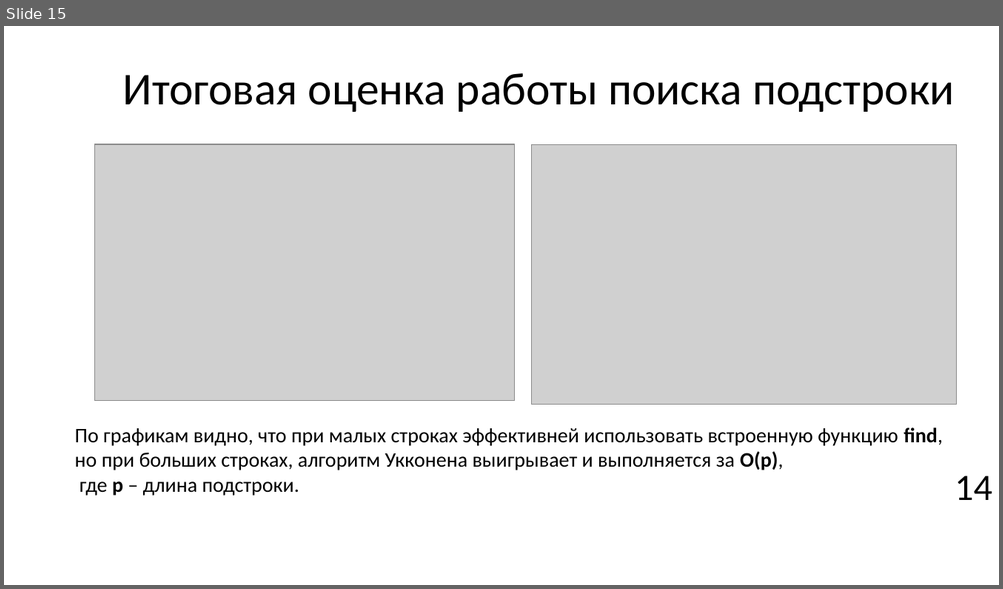
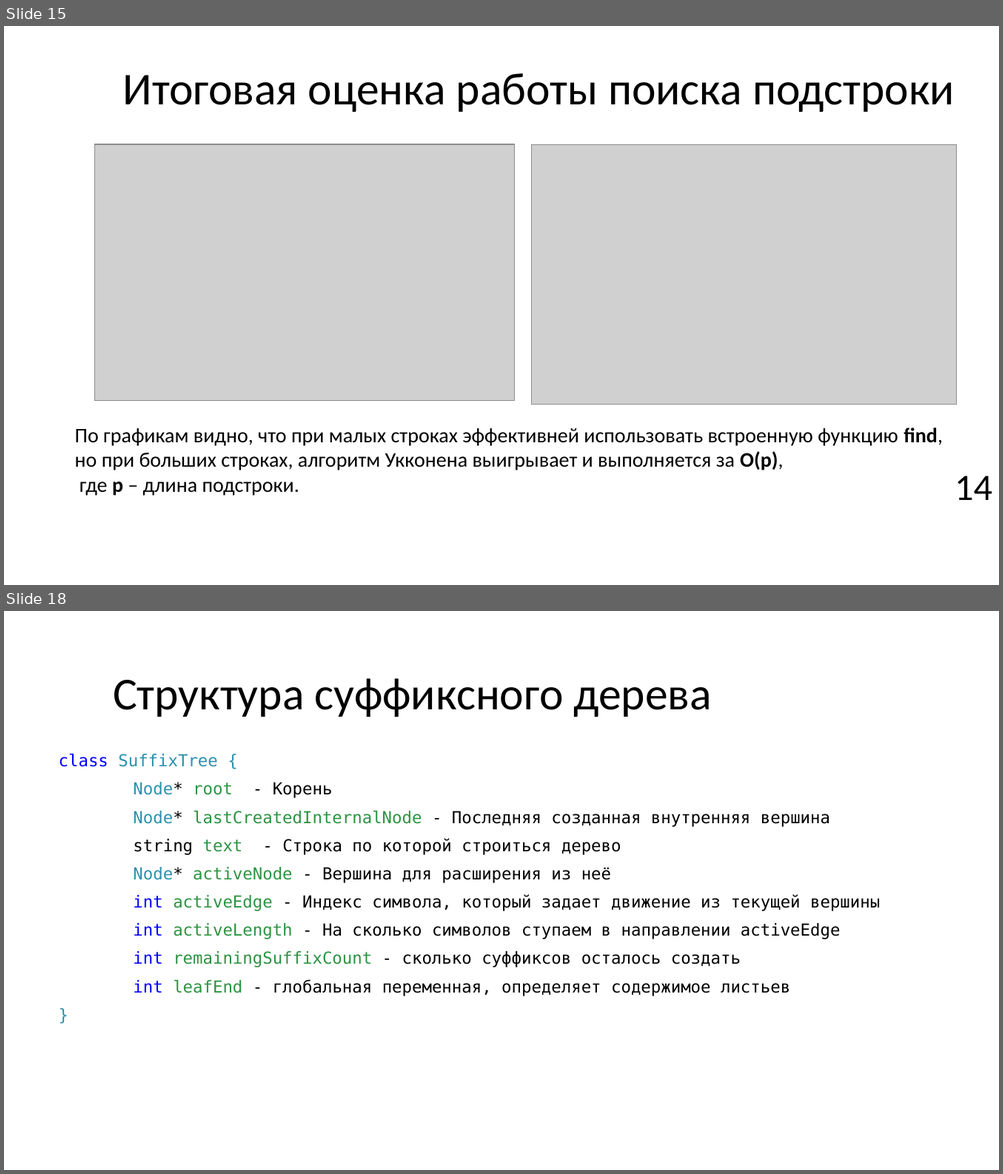
Before and after one commit to Pompon-Den/Suff-Tree-Algorithm-Ykkonen, a slide deck: Algorithm Ykkonena.pptx. Shown one above the other, each under a label of ours: slide 15 before the commit, slides 15 and 18 after it; the slides between them are not shown. The pictures are 1003x589 and 1003x1174 pixels, drawn with LibreOffice and Linux fonts; fonts in the diff are those of the drawing; grey boxes stand for pictures; background and template pictures are left out. Boxes give left, top, right and bottom in pixels: in the first picture for what was removed or moved away, otherwise in the second. Text is boxed around its words. In the diff, an @@ line names an element or a change of style, - is before the commit and + after.

```diff
--- a/Algorithm Ykkonena.pptx
+++ b/Algorithm Ykkonena.pptx
@@ slide 18 added at box(4, 611, 999, 1170), background picture (left out) @@
@@ title added at box(113, 678, 711, 717), 44 pt, text #000000 @@
+Структура суффиксного дерева
@@ text added at box(59, 754, 879, 997), 16 pt, text #000000 @@
+class SuffixTree {
+Node* root - Корень
+Node* lastCreatedInternalNode - Последняя созданная внутренняя вершина
+string text - Строка по которой строиться дерево
+Node* activeNode - Вершина для расширения из неё
+int activeEdge - Индекс символа, который задает движение из текущей вершины
+int activeLength - На сколько символов ступаем в направлении activeEdge
+int remainingSuffixCount - сколько суффиксов осталось создать
+int leafEnd - глобальная переменная, определяет содержимое листьев
+}
```
Also in this commit, not shown: 8 slides changed, 3 other slides added, 1 slide removed, 3 other files.
